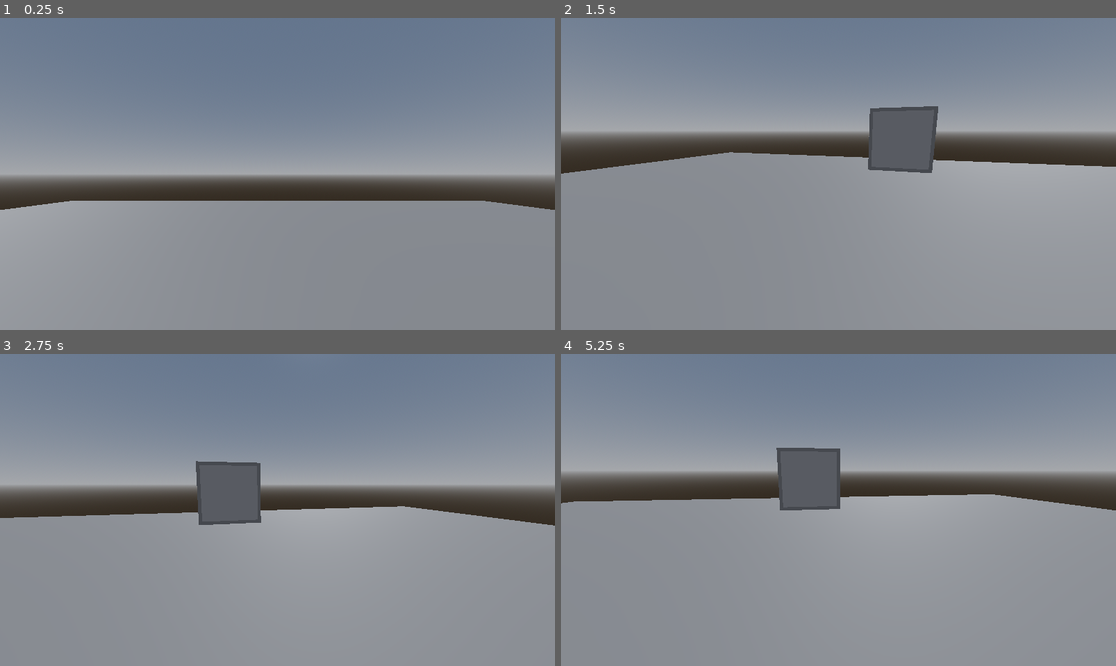
Above: before the commit, frames 1-4 (two rows, left to right).
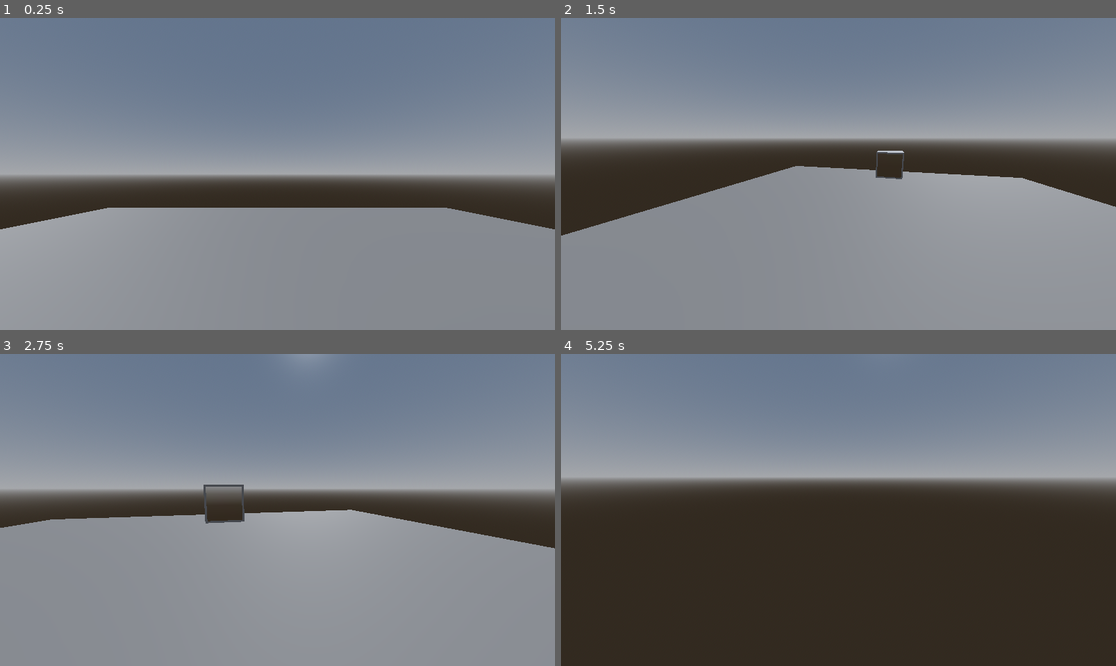
Above: after the commit, the same moments.

Repository: HumboShot/shooter
Game: Godot game, scene res://DevWorld.tscn
Two runs of this game, one before a commit and one after it. Both use one fixed random seed, a clock stepped at 60 frames per second and the inputs below.
Inputs (mouse positions are in pixels of both pictures, inside the frame that each line leads up to):
- Up to frame 1 (0.25 s): no input
- Up to frame 2 (1.5 s): move the mouse to (960, 158) at 0.52 s; hold D (right) 0.53-1.28 s; hold Shift (sprint) 0.53-1.28 s; click (960, 158) at 0.67 s; tap Space (jump) at 0.77 s; move the mouse to (810, 174) at 1.27 s; hold W (up) from 1.28 s (still down); tap Shift (sprint) at 1.35 s
- Up to frame 3 (2.75 s): keep holding W (up); tap Space (jump) at 1.52 s; move the mouse to (288, 503) at 2.02 s; hold Shift (sprint) from 2.03 s (still down)
- Up to frame 4 (5.25 s): keep holding W (up); move the mouse to (832, 516) at 2.77 s; release Shift (sprint) at 2.78 s; tap Shift (sprint) at 2.85, 4.35 s; tap Space (jump) at 3.02, 3.77, 4.52 s; move the mouse to (877, 513) at 3.52 s; hold Shift (sprint) 3.53-4.28 s; move the mouse to (794, 506) at 4.27 s; move the mouse to (844, 510) at 5.02 s; hold Shift (sprint) from 5.03 s (still down)

The runs differ from the first frame. In frame 1, 3.2% of the frame differs, in the area x 0-100%, y 58-68%; in frame 2, 14%; in frame 3, 6.4%; in frame 4, 59%, in the area x 0-100%, y 30-100%.

Commit message:
Fixed movement not movementing

Diff:
--- a/src/DevWorld.tscn
+++ b/src/DevWorld.tscn
@@ -17,6 +17,12 @@
 
 [sub_resource type="BoxMesh" id="BoxMesh_4i6kf"]
 
+[sub_resource type="ConcavePolygonShape3D" id="ConcavePolygonShape3D_p30ue"]
+data = PackedVector3Array(-0.5, 0.5, 0.5, 0.5, 0.5, 0.5, -0.5, -0.5, 0.5, 0.5, 0.5, 0.5, 0.5, -0.5, 0.5, -0.5, -0.5, 0.5, 0.5, 0.5, -0.5, -0.5, 0.5, -0.5, 0.5, -0.5, -0.5, -0.5, 0.5, -0.5, -0.5, -0.5, -0.5, 0.5, -0.5, -0.5, 0.5, 0.5, 0.5, 0.5, 0.5, -0.5, 0.5, -0.5, 0.5, 0.5, 0.5, -0.5, 0.5, -0.5, -0.5, 0.5, -0.5, 0.5, -0.5, 0.5, -0.5, -0.5, 0.5, 0.5, -0.5, -0.5, -0.5, -0.5, 0.5, 0.5, -0.5, -0.5, 0.5, -0.5, -0.5, -0.5, 0.5, 0.5, 0.5, -0.5, 0.5, 0.5, 0.5, 0.5, -0.5, -0.5, 0.5, 0.5, -0.5, 0.5, -0.5, 0.5, 0.5, -0.5, -0.5, -0.5, 0.5, 0.5, -0.5, 0.5, -0.5, -0.5, -0.5, 0.5, -0.5, 0.5, 0.5, -0.5, -0.5, -0.5, -0.5, -0.5)
+
+[sub_resource type="ConcavePolygonShape3D" id="ConcavePolygonShape3D_qhatv"]
+data = PackedVector3Array(1, 0.1057, -0.8943, 1, 1.8943, 0.8942, 1, 1.8943, -0.8943, 1, 0.1057, -0.8943, 1, 0.1057, 0.8942, 1, 1.8943, 0.8942, -1, 0, 1, -1, 2, -1, -1, 2, 1, -1, 0, 1, -1, 0, -1, -1, 2, -1, -1, 0, -1, 1, 2, -1, -1, 2, -1, -1, 0, -1, 1, 0, -1, 1, 2, -1, 1, 0, 1, -1, 2, 1, 1, 2, 1, 1, 0, 1, -1, 0, 1, -1, 2, 1, -1, 0, -1, 1, 0, 1, 1, 0, -1, -1, 0, -1, -1, 0, 1, 1, 0, 1, 1, 2, -1, -1, 2, 1, -1, 2, -1, 1, 2, -1, 1, 2, 1, -1, 2, 1, 1, 1.8943, -0.8943, 1, 0, -1, 1, 0.1057, -0.8943, 1, 1.8943, -0.8943, 1, 2, -1, 1, 0, -1, 1, 0.1057, -0.8943, 1, 0, 1, 1, 0.1057, 0.8942, 1, 0.1057, -0.8943, 1, 0, -1, 1, 0, 1, 1, 1.8943, 0.8942, 1, 2, -1, 1, 1.8943, -0.8943, 1, 1.8943, 0.8942, 1, 2, 1, 1, 2, -1, 1, 0.1057, 0.8942, 1, 2, 1, 1, 1.8943, 0.8942, 1, 0.1057, 0.8942, 1, 0, 1, 1, 2, 1)
+
 [node name="DevWorld" type="Node3D"]
 transform = Transform3D(1, 0, 0, 0, 1, 0, 0, 0, 1, -0.000420094, 0.0154362, 0.00773525)
 
@@ -33,9 +39,20 @@
 mesh = SubResource("BoxMesh_4i6kf")
 skeleton = NodePath("../..")
 
+[node name="StaticBody3D" type="StaticBody3D" parent="Level/Floor"]
+
+[node name="CollisionShape3D" type="CollisionShape3D" parent="Level/Floor/StaticBody3D"]
+shape = SubResource("ConcavePolygonShape3D_p30ue")
+
 [node name="MirrorCube001" type="MeshInstance3D" parent="Level"]
 transform = Transform3D(1, 0, 0, 0, 1, 0, 0, 0, 1, -7.793, 0.5, 0.015)
 mesh = ExtResource("1_4pmpm")
 skeleton = NodePath("../..")
 
+[node name="StaticBody3D" type="StaticBody3D" parent="Level/MirrorCube001"]
+
+[node name="CollisionShape3D" type="CollisionShape3D" parent="Level/MirrorCube001/StaticBody3D"]
+shape = SubResource("ConcavePolygonShape3D_qhatv")
+
 [node name="CharacterBody3D" parent="." instance=ExtResource("2_nfhad")]
+transform = Transform3D(1, 0, 0, 0, 1, 0, 0, 0, 1, 0, 1.1, 0)
--- a/src/FPSController/fps_controller.gd
+++ b/src/FPSController/fps_controller.gd
@@ -50,3 +50,5 @@
 		_handle_ground_physics(delta)
 	else:
 		_handle_air_physics(delta)
+
+	move_and_slide()
--- a/src/FPSController/fps_controller.tscn
+++ b/src/FPSController/fps_controller.tscn
@@ -1,7 +1,6 @@
-[gd_scene load_steps=5 format=3 uid="uid://snbae3c3jv5"]
+[gd_scene load_steps=4 format=3 uid="uid://snbae3c3jv5"]
 
 [ext_resource type="Script" path="res://FPSController/fps_controller.gd" id="1_ruc5c"]
-[ext_resource type="ArrayMesh" uid="uid://byq1rdrsavcpf" path="res://messhes/swag/glasses_Polygon.res" id="2_em4vu"]
 
 [sub_resource type="CapsuleShape3D" id="CapsuleShape3D_1uh7a"]
 
@@ -21,10 +20,6 @@
 transform = Transform3D(1, 0, 0, 0, 1, 0, 0, 0, 1, 0, 1, 0)
 mesh = SubResource("CapsuleMesh_vx8u2")
 
-[node name="Glasses" type="MeshInstance3D" parent="WorldModel"]
-transform = Transform3D(2, 0, 0, 0, -8.74228e-08, 2, 0, -2, -8.74228e-08, -0.0204958, 1.56563, -0.491041)
-mesh = ExtResource("2_em4vu")
-
 [node name="Head" type="Node3D" parent="."]
 unique_name_in_owner = true
 
@@ -32,3 +27,4 @@
 unique_name_in_owner = true
 transform = Transform3D(1, 0, 0, 0, 1, 0, 0, 0, 1, 0, 1.8, 0)
 cull_mask = 1048573
+fov = 85.0
Not shown: 1 places in src/DevWorld.tscn that only renumber resources
